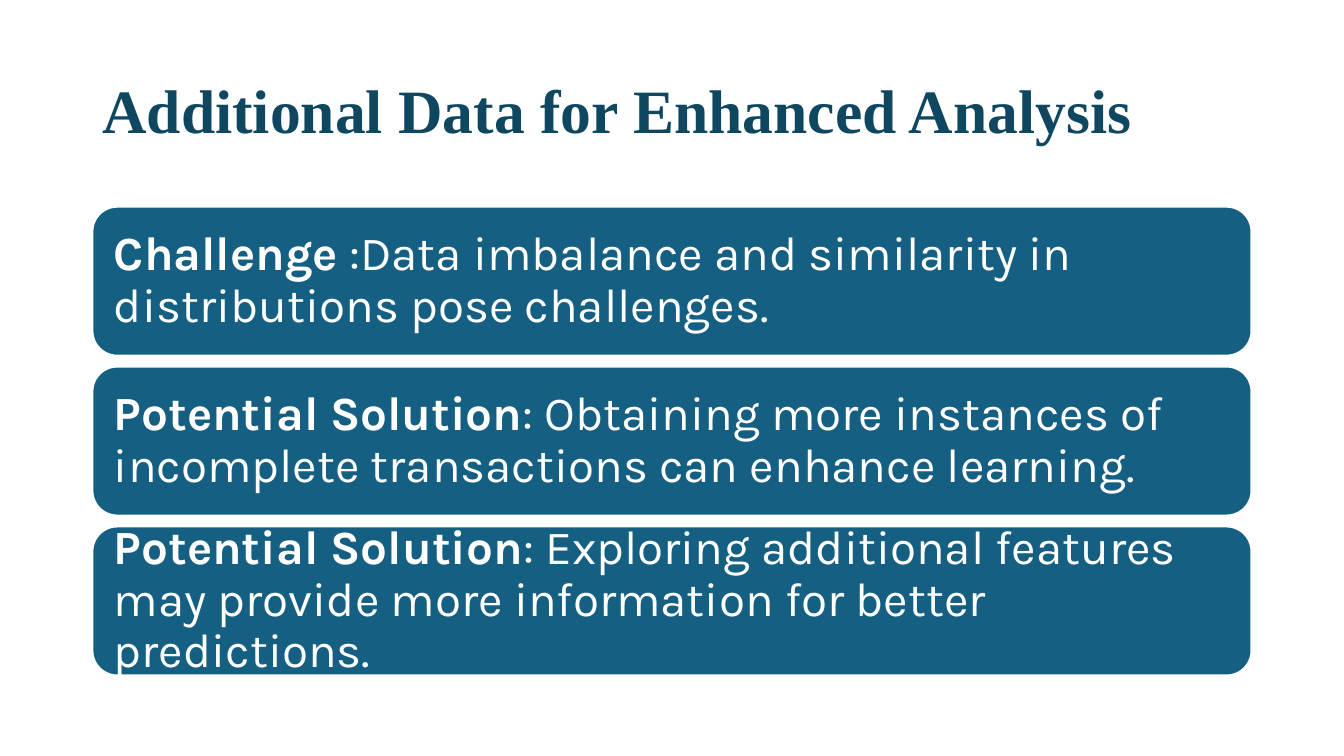
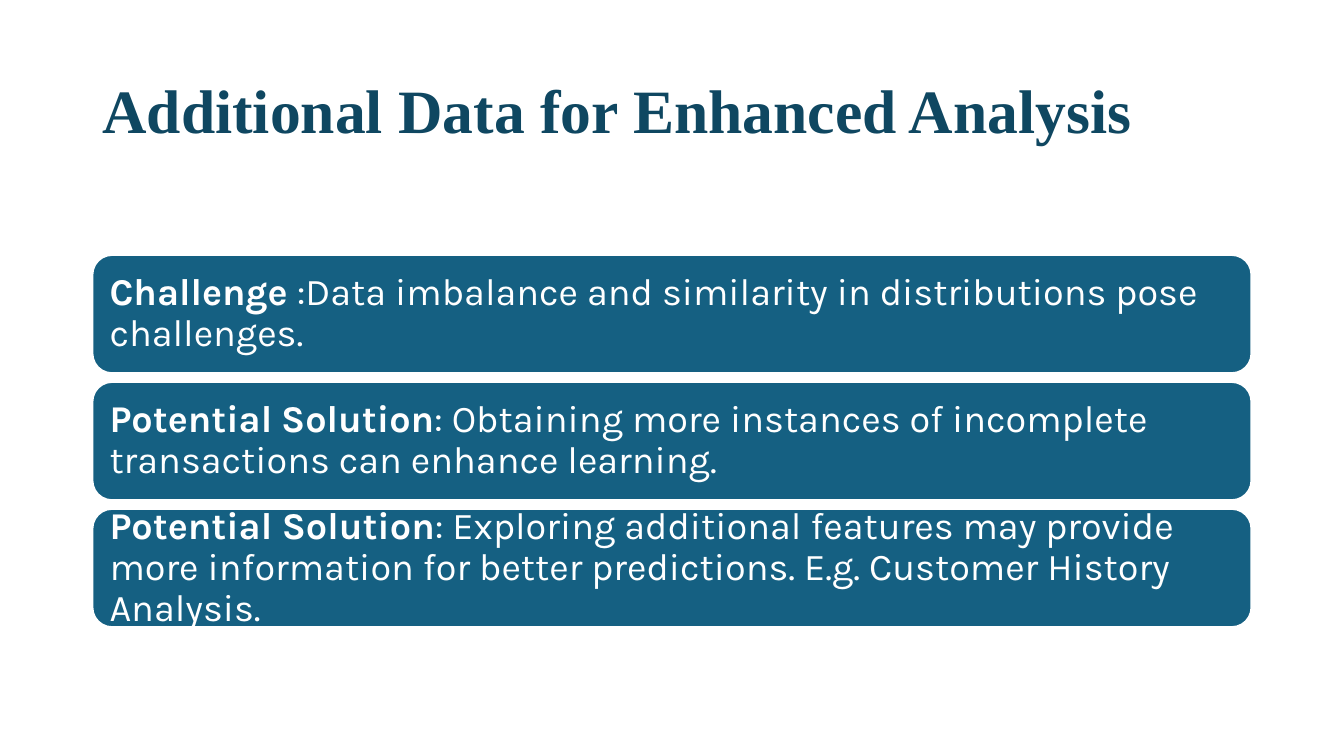
Before and after one commit to MortezaLayegh/Holland_Barret, a slide deck: slide 9 of presentation.pptx. Drawn at 1344x756 pixels with LibreOffice and Linux fonts; fonts in the diff are those of the drawing. Boxes give left, top, right and bottom in pixels: in the first picture for what was removed or moved away, otherwise in the second. Text is boxed around its words. In the diff, an @@ line names an element or a change of style, - is before the commit and + after.

```diff
--- a/presentation.pptx
+++ b/presentation.pptx
@@ rounded rectangle: place and size @@
-rounded rectangle at [93,207,1252,356]
+rounded rectangle at [93,255,1252,373]
@@ text "Challenge :Data imbalance and similarity ..." at [110,279,1197,356]: size 34 to 27 pt; less space between paragraphs @@
@@ text "Challenge :Data imbalance and similarity ...": place and size @@
-text "Challenge :Data imbalance and similarity ..." at [114,237,1072,333]
+text "Challenge :Data imbalance and similarity ..." at [110,279,1197,356]
@@ rounded rectangle: place and size @@
-rounded rectangle at [93,367,1252,516]
+rounded rectangle at [93,382,1252,500]
@@ text "Potential Solution: Obtaining more instances ...": place and size @@
-text "Potential Solution: Obtaining more instances ..." at [114,396,1162,493]
+text "Potential Solution: Obtaining more instances ..." at [110,405,1147,483]
@@ text "Potential Solution: Obtaining more instances ..." at [110,405,1147,483]: size 34 to 27 pt; less space between paragraphs @@
@@ rounded rectangle: place and size @@
-rounded rectangle at [93,526,1252,676]
+rounded rectangle at [93,509,1252,627]
@@ text at [110,504,1173,630]: text changed; size 34 to 27 pt @@
-Potential Solution: Exploring additional features may provide more information for better predictions.
+Potential Solution: Exploring additional features may provide more information for better predictions. E.g. Customer History Analysis.
```
Also in this commit, not shown: 5 other slides changed, 1 other file.
